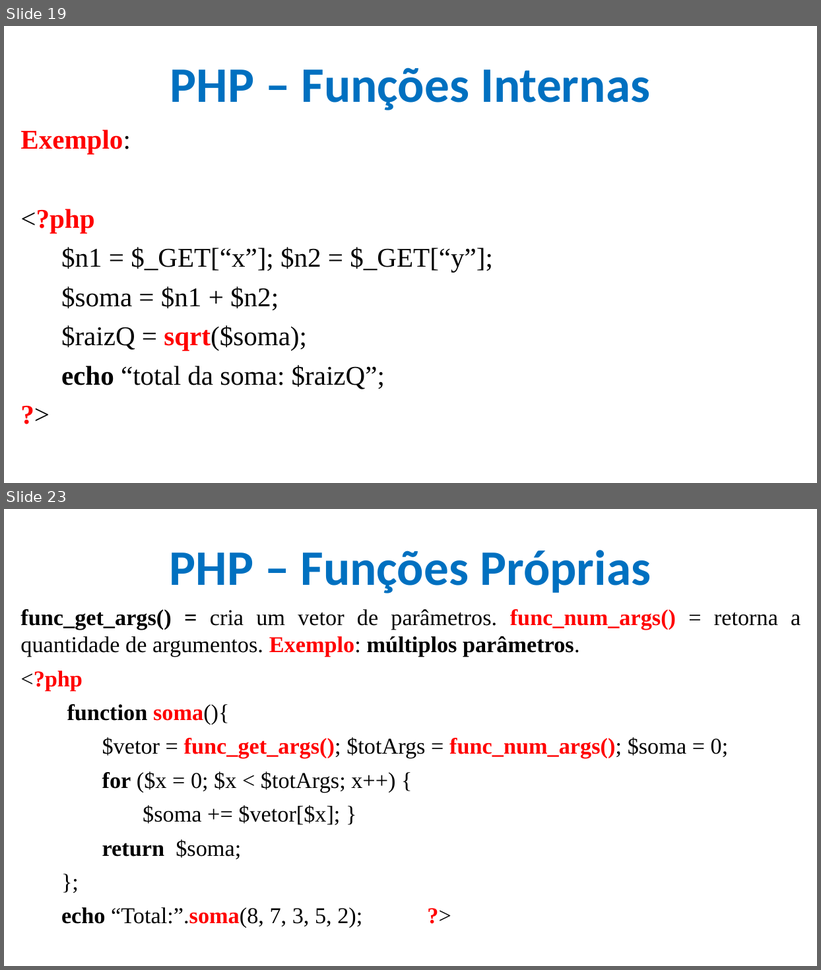
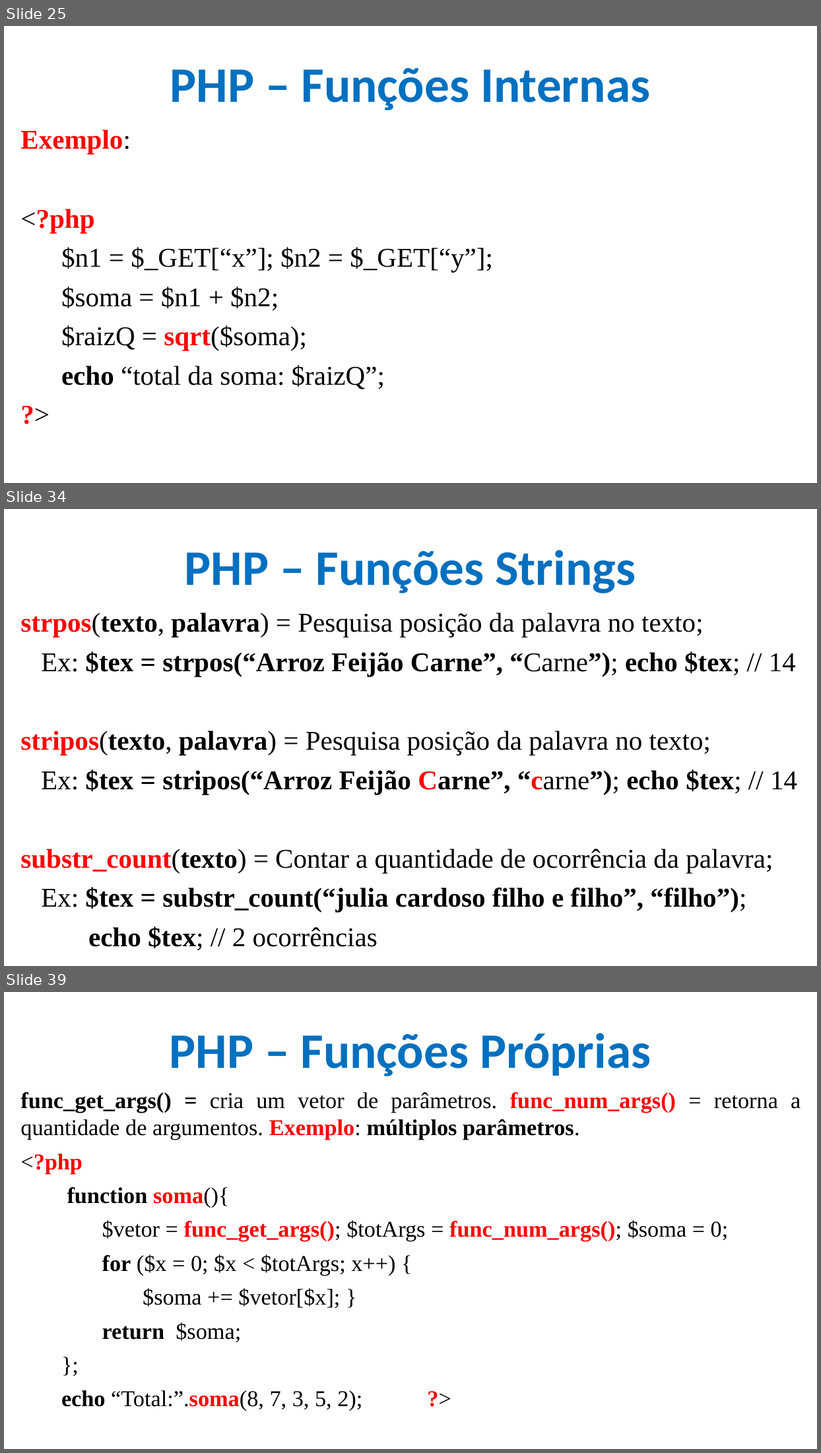
Before and after one commit to CloudEducationBrazil/WydenDesenvolvimentoWebPHP, a slide deck: 01 Classes/Aula 12 e 13 Desenvolvimento Web PHP - PHP.pptx. Shown one above the other, each under a label of ours: slides 19 and 23 before the commit, slides 25, 34 and 39 after it; the slides between them are not shown. The pictures are 821x970 and 821x1453 pixels, drawn with LibreOffice and Linux fonts; fonts in the diff are those of the drawing; background and template pictures are left out. Boxes give left, top, right and bottom in pixels: in the first picture for what was removed or moved away, otherwise in the second. Text is boxed around its words. In the diff, an @@ line names an element or a change of style, - is before the commit and + after.

```diff
--- a/01 Classes/Aula 12 e 13 Desenvolvimento Web PHP - PHP.pptx
+++ b/01 Classes/Aula 12 e 13 Desenvolvimento Web PHP - PHP.pptx
@@ slide 34 added at [4, 509, 817, 966], background picture (left out) @@
@@ title added at [185, 550, 636, 593], 44 pt, text #0070C0, bold @@
+PHP – Funções Strings
@@ text added at [20, 613, 797, 951], 24 pt, text #000000, bold @@
+strpos(texto, palavra) = Pesquisa posição da palavra no texto;
+Ex: $tex = strpos(“Arroz Feijão Carne”, “Carne”); echo $tex; // 14
+stripos(texto, palavra) = Pesquisa posição da palavra no texto;
+Ex: $tex = stripos(“Arroz Feijão Carne”, “carne”); echo $tex; // 14
+substr_count(texto) = Contar a quantidade de ocorrência da palavra;
+Ex: $tex = substr_count(“julia cardoso filho e filho”, “filho”);
+echo $tex; // 2 ocorrências
@@ what was slide 19 is now slide 25 @@
@@ what was slide 23 is now slide 39 @@
```
Also in this commit, not shown: 6 slides changed, 16 other slides added.
